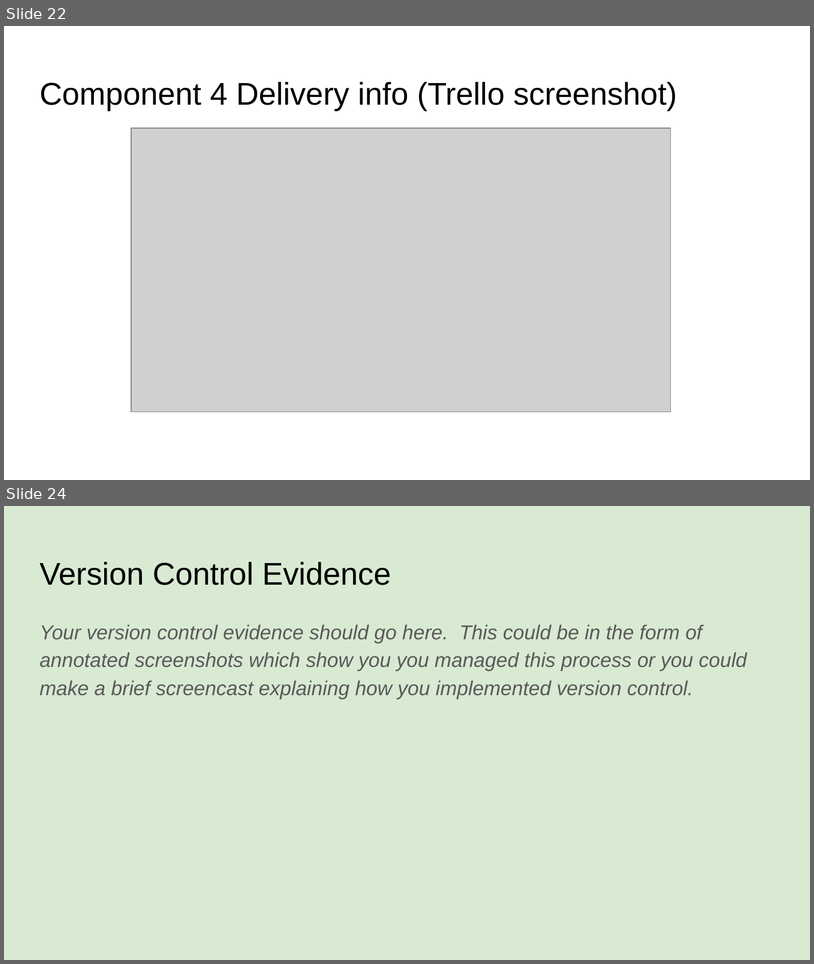
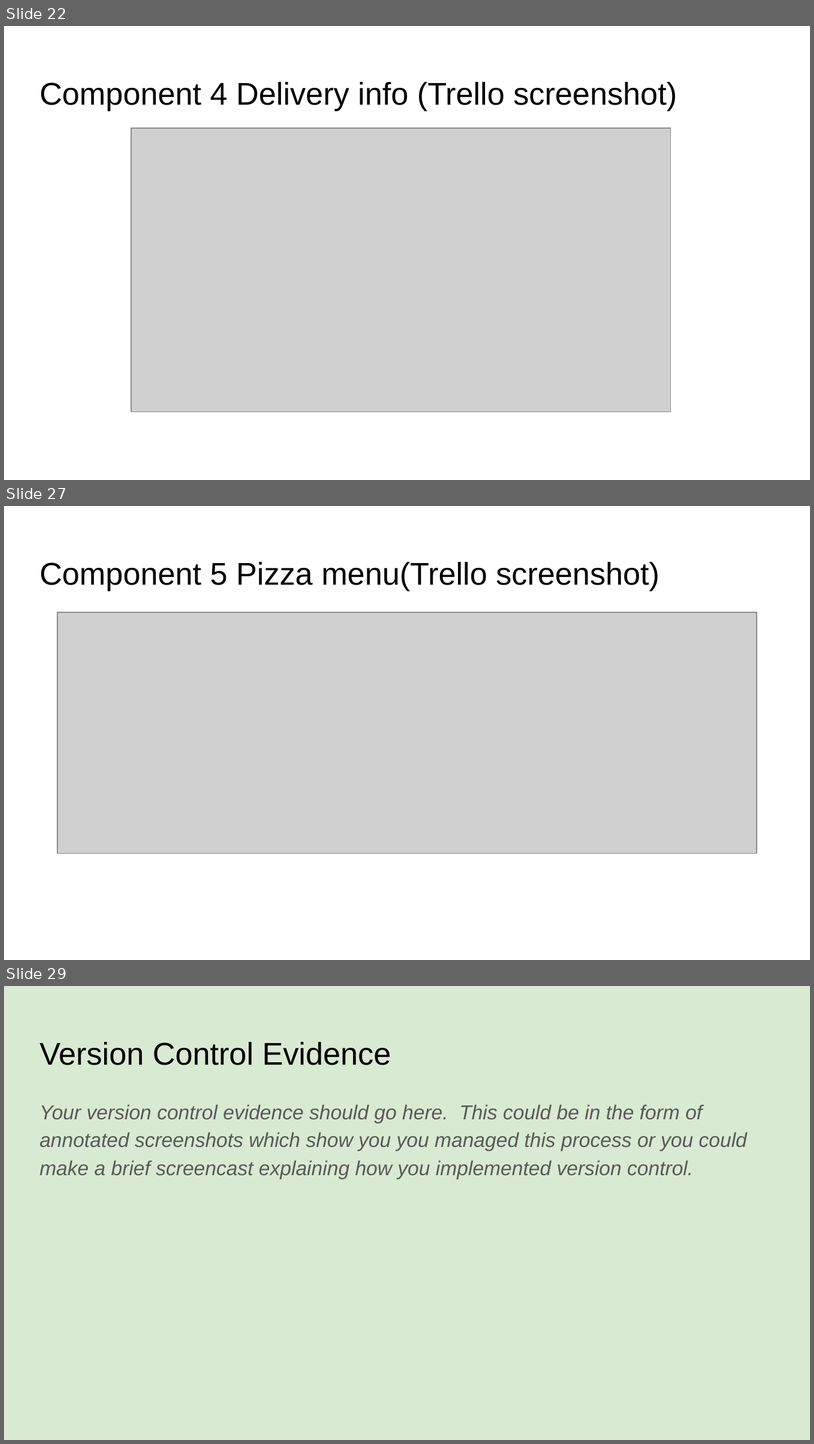
Before and after one commit to Joemamasahbsdh/pizza.bot, a slide deck: 022_91893+_+91897+Documentation.pptx. Shown one above the other, each under a label of ours: slides 22 and 24 before the commit, slides 22, 27 and 29 after it; the slides between them are not shown. The pictures are 814x964 and 814x1444 pixels, drawn with LibreOffice and Linux fonts; fonts in the diff are those of the drawing; grey boxes stand for pictures. Boxes give left, top, right and bottom in pixels: in the first picture for what was removed or moved away, otherwise in the second. Text is boxed around its words. In the diff, an @@ line names an element or a change of style, - is before the commit and + after.

Commit message:
Added version 1 pizza_menu
Created a basic pizza menu

```diff
--- a/022_91893+_+91897+Documentation.pptx
+++ b/022_91893+_+91897+Documentation.pptx
@@ slide 27 added at (x1=4, y1=506, x2=810, y2=960), background #FFFFFF @@
@@ title added at (x1=39, y1=562, x2=660, y2=591), 28 pt, text #000000 @@
+Component 5 Pizza menu(Trello screenshot)
@@ picture added at (x1=57, y1=612, x2=757, y2=853) @@
@@ what was slide 24 is now slide 29 @@
```
Also in this commit, not shown: 1 slide changed, 4 other slides added, 3 other files.
